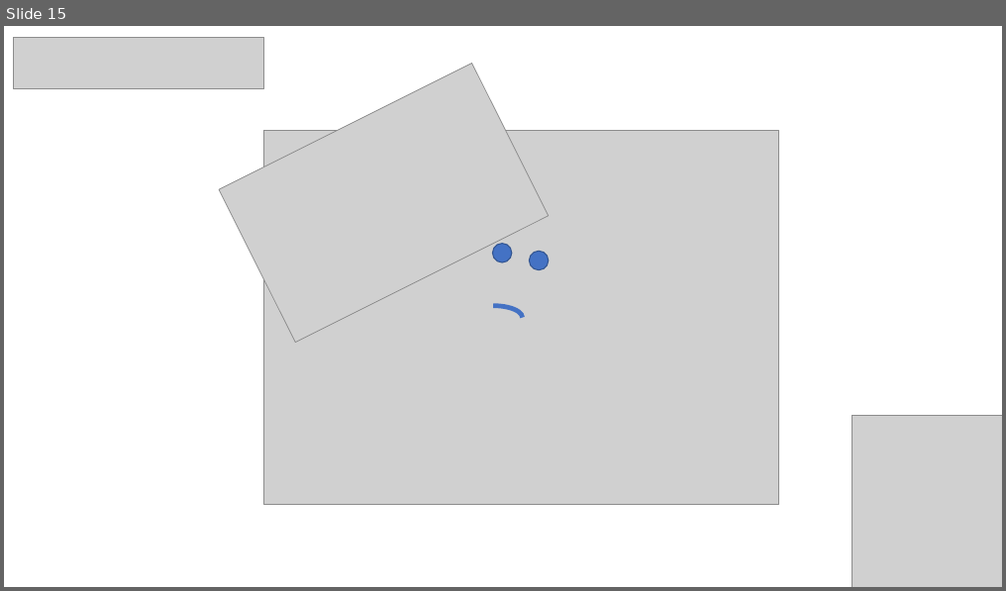
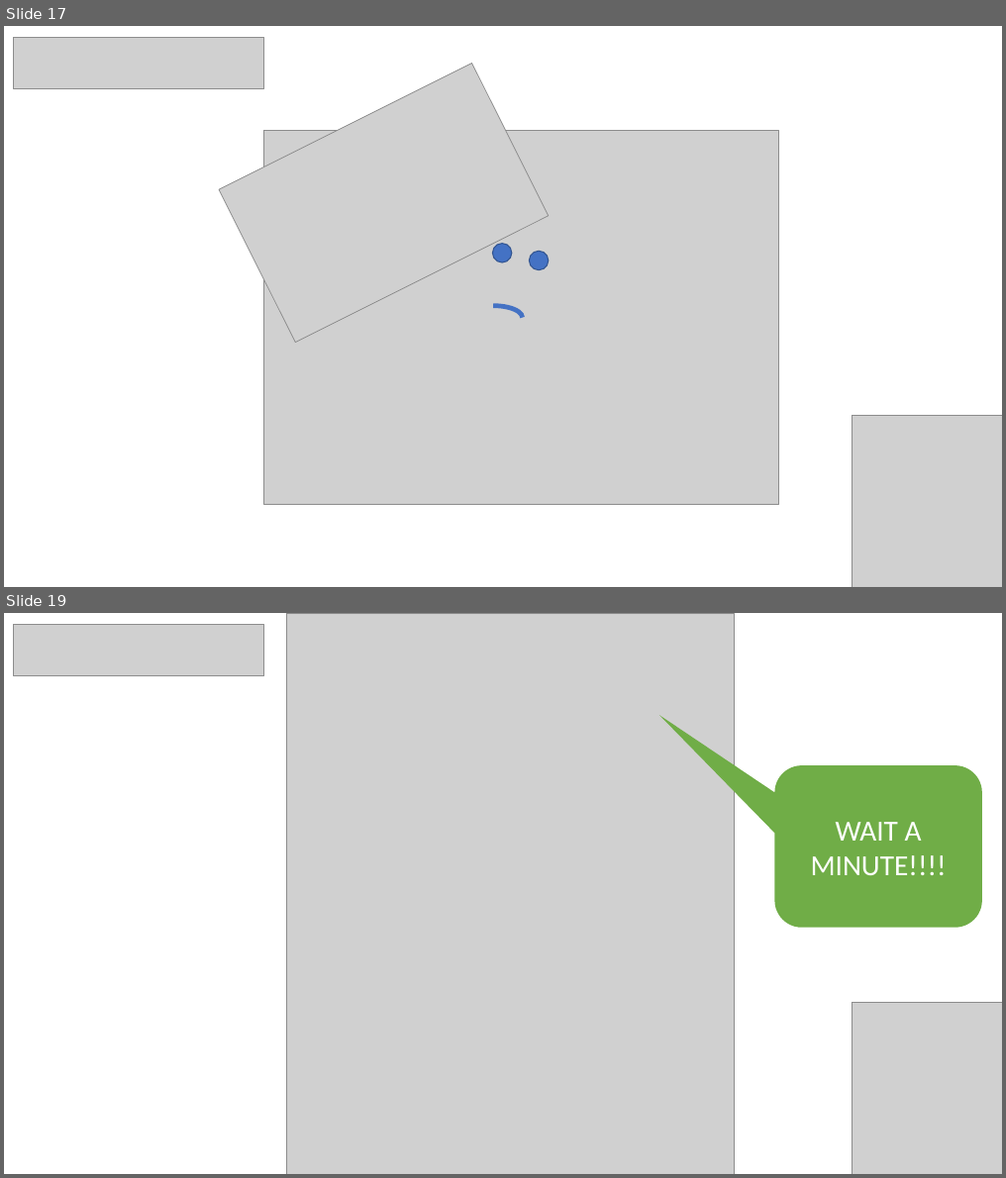
Before and after one commit to green-fox-academy/nguyenannie, a slide deck: week-03/Demo-week03.pptx. Shown one above the other, each under a label of ours: slide 15 before the commit, slides 17 and 19 after it; the slides between them are not shown. The pictures are 1006x591 and 1006x1178 pixels, drawn with LibreOffice and Linux fonts; fonts in the diff are those of the drawing; grey boxes stand for pictures. Boxes give left, top, right and bottom in pixels: in the first picture for what was removed or moved away, otherwise in the second. Text is boxed around its words. In the diff, an @@ line names an element or a change of style, - is before the commit and + after.

```diff
--- a/week-03/Demo-week03.pptx
+++ b/week-03/Demo-week03.pptx
@@ slide 19 added at (x1=4, y1=613, x2=1002, y2=1174), background #FFFFFF @@
@@ picture added at (x1=14, y1=624, x2=264, y2=676) @@
@@ picture added at (x1=287, y1=613, x2=734, y2=1174) @@
@@ rounded speech box added at (x1=775, y1=765, x2=982, y2=928), fill #70AD47, 28 pt, text #FFFFFF @@
+WAIT A MINUTE!!!!
@@ picture added at (x1=852, y1=1002, x2=1002, y2=1174) @@
@@ what was slide 15 is now slide 17 @@
```
Also in this commit, not shown: 4 slides changed, 13 other slides added, 5 slides removed, 6 other files.
